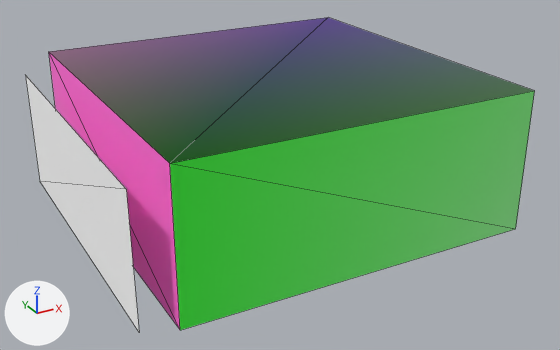
The glTF model assets/room_05.glb as it was, and as the next commit left it.
The view is the same before and after, from a 50 mm camera at (-1.0, -1.867, 1.005) aimed at (-0.003, -0.055, 0.099). Arrows for +X, +Y and +Z are at lower left; the lights stay in place. Mesh edges are drawn as thin lines. Vertices at the same position are counted once.

Objects in the first picture: 'room'.
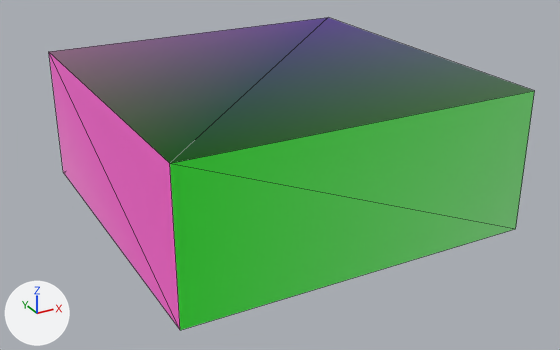
Boxes (x1, y1, x2, y2) around the edits, measured in the pictures (560 x 350 px):
```json
{"object": "room", "change": "reshaped", "before": [26, 17, 535, 332], "after": [49, 17, 535, 330]}
{"part": 1, "of": "me_cube", "change": "deleted", "before": [26, 76, 139, 332]}
```

Edits to the scene script, one JSON object a line:
```json
{"block": "me_cube", "where": "me_cube.from_pydata(...)  # 52 vertices, 54 faces; spans x -0.583..0.5, y -0.5..0.5, z -0.068..0.4"}
{"block": "me_cube", "where": "# used by ob_room; location = (0.0, 0.0, 0.0)"}
{"block": "me_cube", "change": "me_cube part 1: the loose piece of 4 vertices spanning x -0.583, y -0.466..0.466, z 0.0..0.348 is deleted"}
{"op": "remove", "block": "me_cube", "code": "me_cube.materials.append(mat_tank)"}
```
